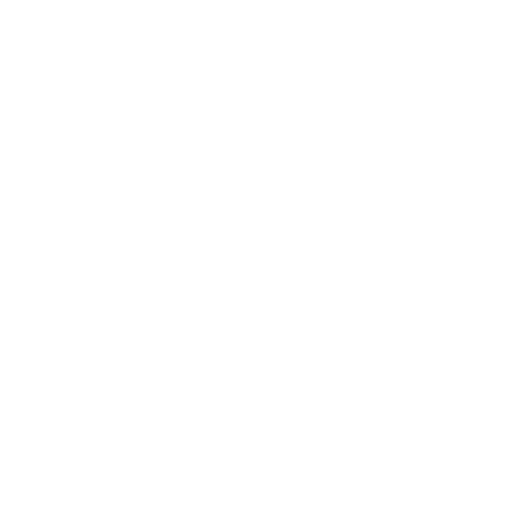
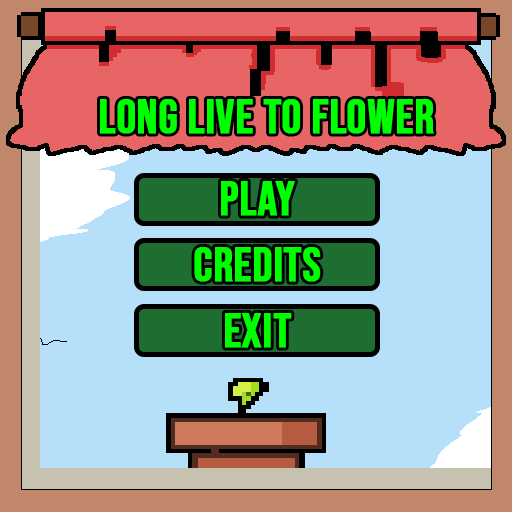
Revision of a layered (512, 512) image; what changed, layer by layer:
added layer "LONG LIVE TO FLOWER" above "Window" over bbox(100, 99, 434, 134)
showed "Window" over bbox(0, 0, 512, 512)
added group "Buttons" with 9 layers above "Sprites" over bbox(134, 173, 380, 357)
added layer "PLAY" in group "Buttons" over bbox(221, 181, 295, 216)
added layer "exit" in group "Buttons" over bbox(225, 313, 292, 348)
added layer "credits" in group "Buttons" over bbox(194, 247, 321, 282)
added layer "Rectángulo redondeado 1 copia 3" in group "Buttons" over bbox(134, 304, 380, 357)
added layer "Rectángulo redondeado 1 copia 4" in group "Buttons" over bbox(134, 238, 380, 291)
added layer "Rectángulo redondeado 1" in group "Buttons" over bbox(134, 173, 380, 226)
added group "Sprites" with 10 layers over bbox(0, 0, 512, 512)
showed "Plant1", moved it into group "Sprites" over bbox(166, 378, 326, 503)
showed "Sky", moved it into group "Sprites" over bbox(0, 0, 512, 512)
